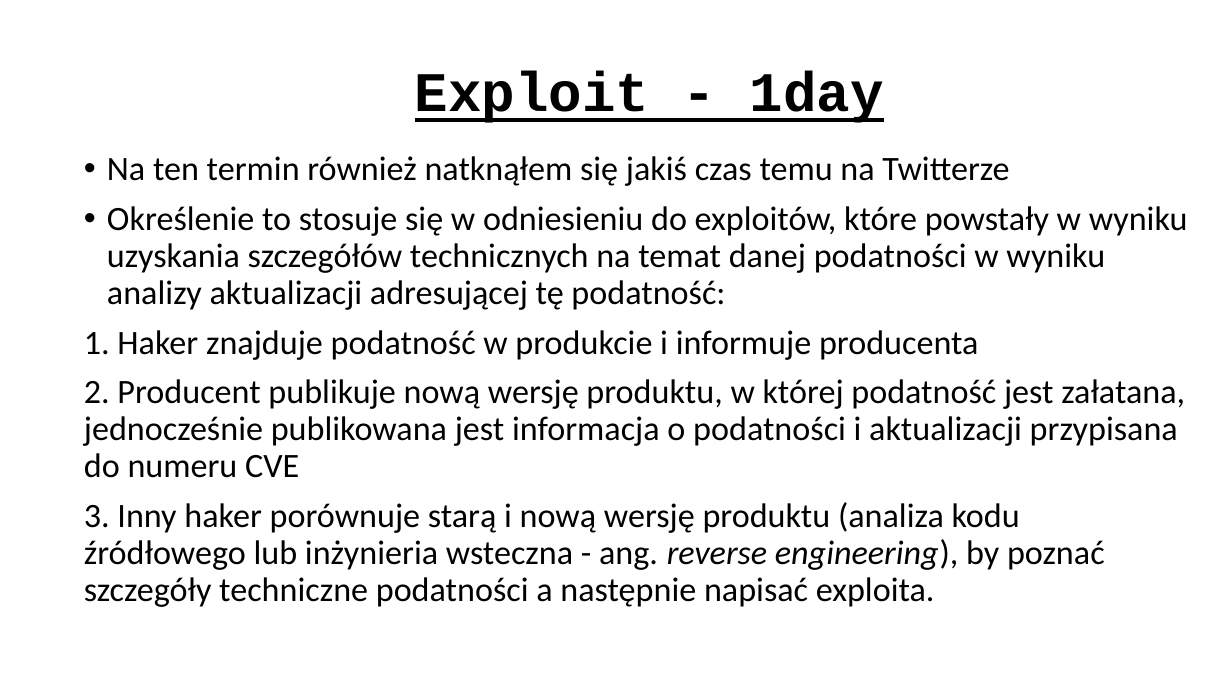
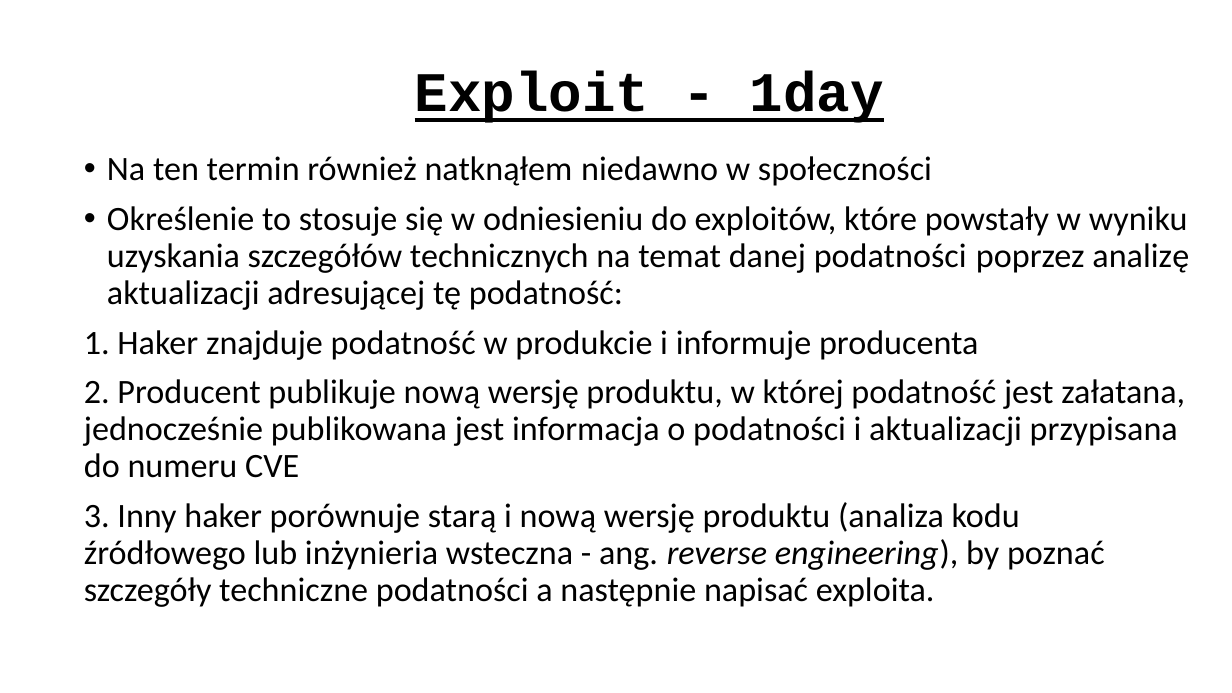
Before and after one commit to ewilded/DFIR, a slide deck: slide 76 of 2_Wprowadzenie_do_bezpieczenstwa_IT.pptx. Drawn at 1232x693 pixels with LibreOffice and Linux fonts; fonts in the diff are those of the drawing. Boxes give left, top, right and bottom in pixels: in the first picture for what was removed or moved away, otherwise in the second. Text is boxed around its words. In the diff, an @@ line names an element or a change of style, - is before the commit and + after.

```diff
--- a/2_Wprowadzenie_do_bezpieczenstwa_IT.pptx
+++ b/2_Wprowadzenie_do_bezpieczenstwa_IT.pptx
@@ text at [107, 156, 1189, 310]: text changed @@
-• Na ten termin również natknąłem się jakiś czas temu na Twitterze
-• Określenie to stosuje się w odniesieniu do exploitów, które powstały w wyniku uzyskania szczegółów technicznych na temat danej podatności w wyniku analizy aktualizacji adresującej tę podatność:
+• Na ten termin również natknąłem niedawno w społeczności
+• Określenie to stosuje się w odniesieniu do exploitów, które powstały w wyniku uzyskania szczegółów technicznych na temat danej podatności poprzez analizę aktualizacji adresującej tę podatność:
```
Also in this commit, not shown: 48 other slides changed, 5 other files.
